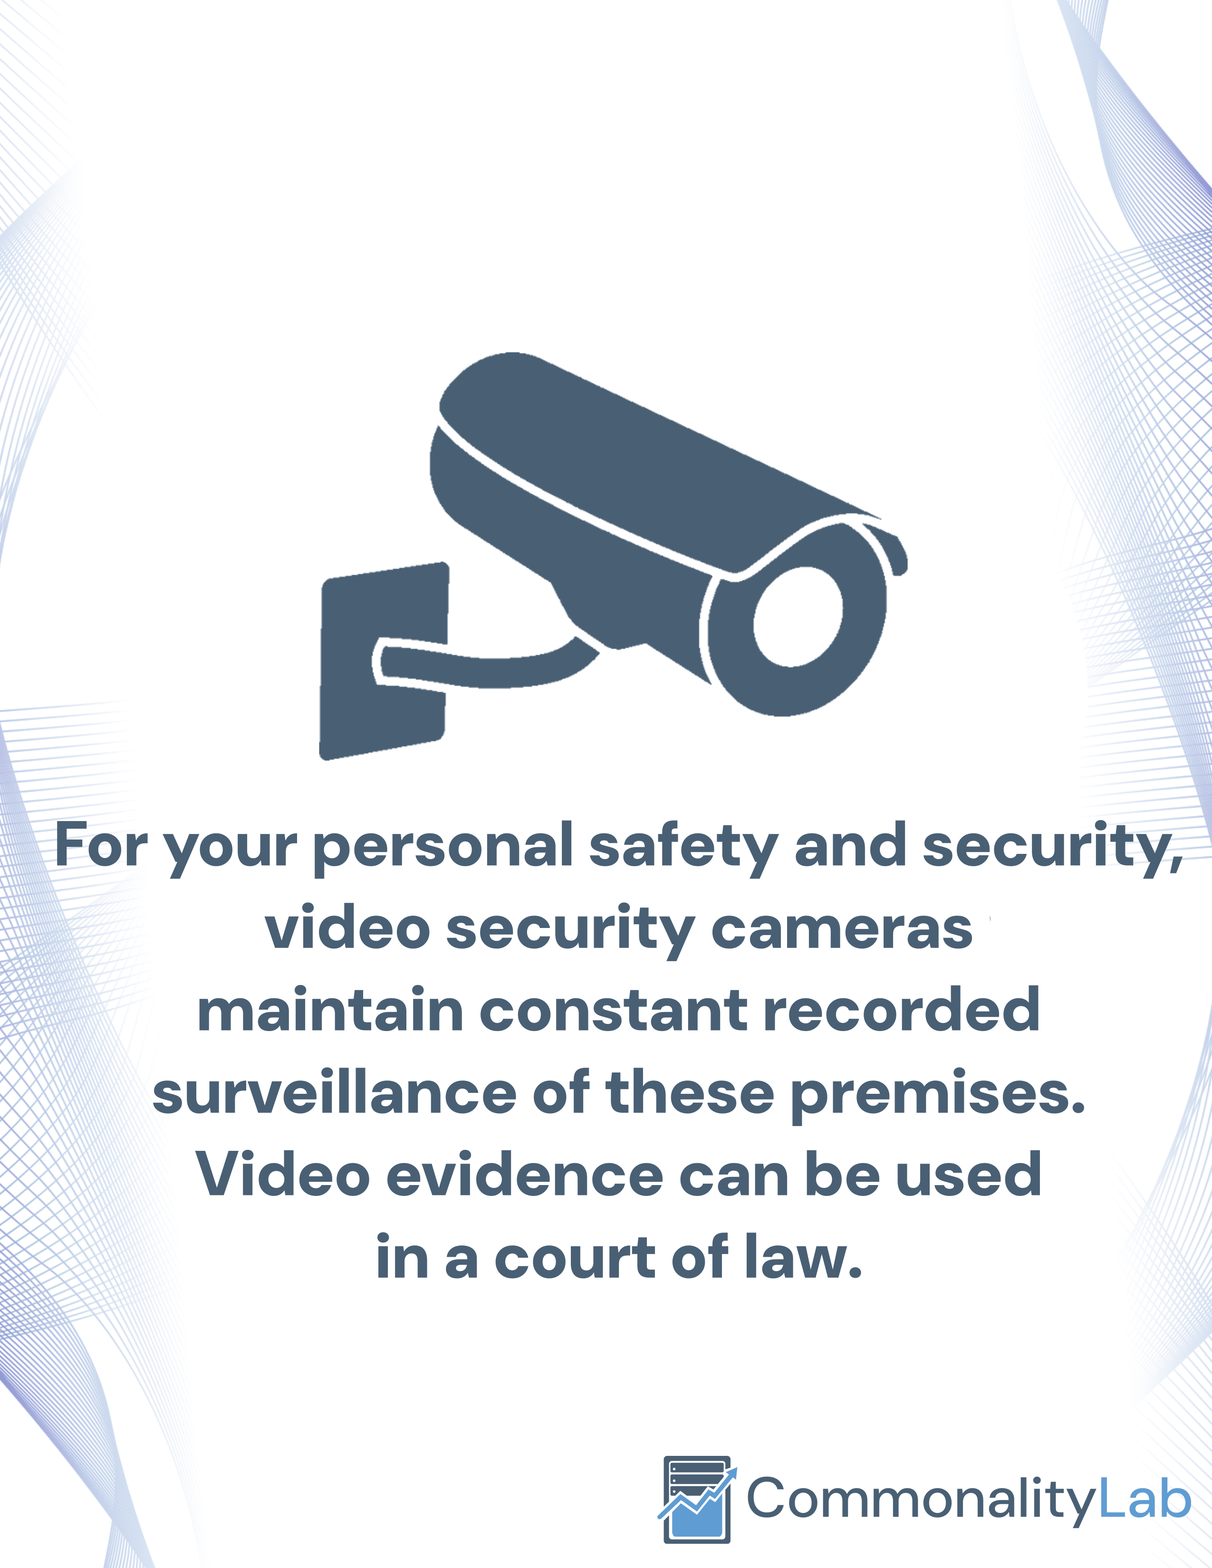
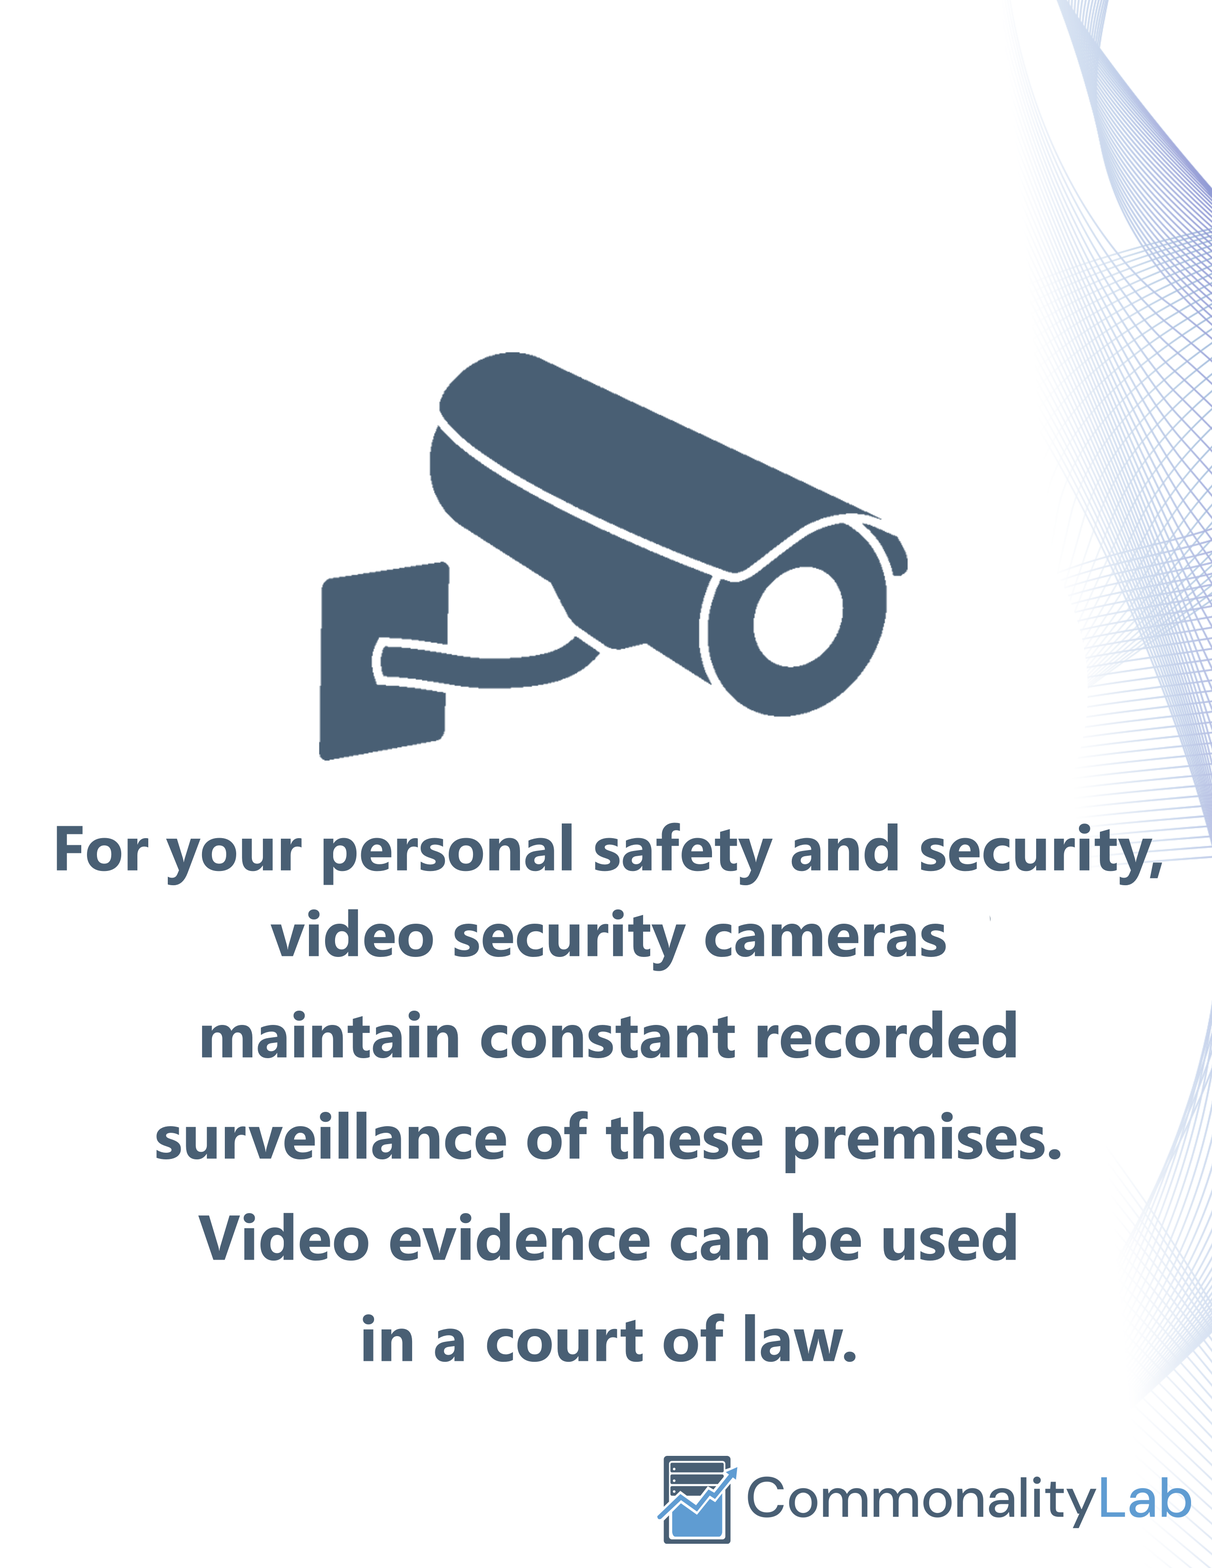
Comparing the layer stacks of the two 1212 x 1568 images. Changes:
painted on "Vector Layer 1 Merged" (1st of 2) over (x1=91, y1=700, x2=1095, y2=1034)
painted on "Background" (2nd of 2) over (x1=0, y1=0, x2=1183, y2=1568)